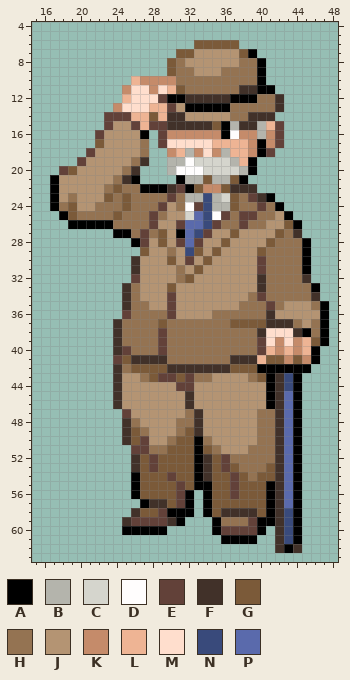
File history of a pixel-art sprite, graphics/trainers/front_pics/old_man_disguise.png. This is how it looked before the edit.
The file is 64x64 pixels. Colours within 5 levels of each other are drawn and written as one. Shown: x 15..48, y 4..63.
Palette (. is transparent): A #000000  B #b4b4ac  C #d5d5cd  D #fffdfd  E #624139  F #413129  G #7b5a39  H #947352  J #b49473  K #c58b6a  L #eeb494  M #ffdecd  N #394a7b  P #5a6aac
After:
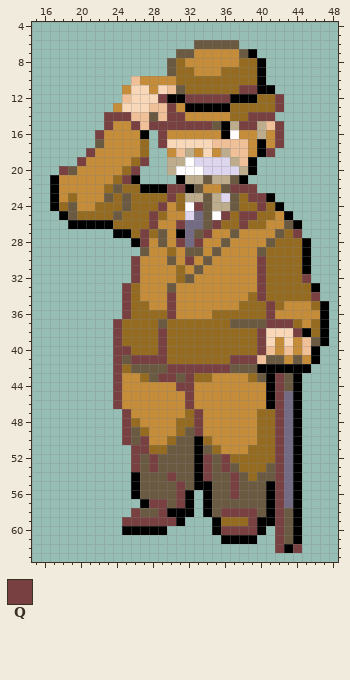
Colours new in this view: Q #784040
From old to new:
colour B: #b4b4ac -> #bdad8c
colour C: #d5d5cd -> #ded6ef
colour G: #7b5a39 -> #6b5a42
colour H: #947352 -> #946b21
colour J: #b49473 -> #c58c3a
colour L: #eeb494 -> #f0c098
colour M: #ffdecd -> #f8d8b8
colour P: #5a6aac -> #736b84
Changed rows in their new state; - is a pixel that keeps its letter.
first column x 18:
10 ---------JJJJ----------------
11 -------J--J---------QQ-------
12 -----------Q--QQQQQ-----Q----
13 ------J-----Q-----------Q----
14 -----QQQ----QQ-------QQQ-----
15 -----Q--Q-QQQQQQQ---QQ--Q----
16 ----Q------QJJJJJJ--JJ-JQ----
17 -----------Q---------J-JQ----
18 ---Q--------J--J-J---J-Q-----
19 --Q------Q-------------------
20 Q-------Q--------------------
21 -------Q---------------------
22 ------------QQ--JJ-QQQ-------
23 ------------Q---G----QQ------
24 -----------Q---QG-----Q------
25 ----------Q-----G-Q-QQ-------
26 ----------Q--Q--GQ--Q--------
27 ---------Q-----GQ---------Q--
28 ---------Q---Q-Q-------------
29 --------------G--------------
30 --------Q-----Q-------Q------
31 --------Q-------------Q------
32 --------Q-------------Q----Q-
33 -------Q--------------Q------
34 -------Q----Q---------Q-----Q
35 -------Q----Q----------Q-----
36 -------Q----Q----------Q-----
37 ------Q----------------QQQ---
38 ------Q----Q----------Q---Q--
39 ------Q----Q----------Q-J-J--
40 ------QQ---Q----------Q-J-J--
41 ------Q-QQQQ-------QQQ---J-J-
42 ------Q-----QQQQQQQ----------
43 ------Q----QQ-Q---------QG---
44 ------Q------QQ---------QG---
45 ------Q-------Q---------Q----
46 ------Q-------Q---------Q----
47 -------Q-------Q--------Q----
48 -------Q-------Q--------Q----
49 -------Q-------Q--------Q----
50 -------Q-Q--------------Q----
51 --------QQ--------------Q----
52 --------Q-Q-----Q-Q-----Q----
53 --------Q-Q-----Q-Q-----Q----
54 ------------Q---Q--Q----Q----
55 -------------Q-----Q----Q----
56 -------------Q-----Q----Q----
57 ----------QQ-Q----------Q----
58 --------Q--Q------QQQQ--QG---
59 -------QQQQQQ--------Q--QG---
60 ------------------QQQQ--QG---
61 ------------------------QG---
62 ------------------------Q-Q--
Changed places in both pictures, as pixel boxes (x1, y1, x2, y2):
changed: (59, 40, 320, 553)
